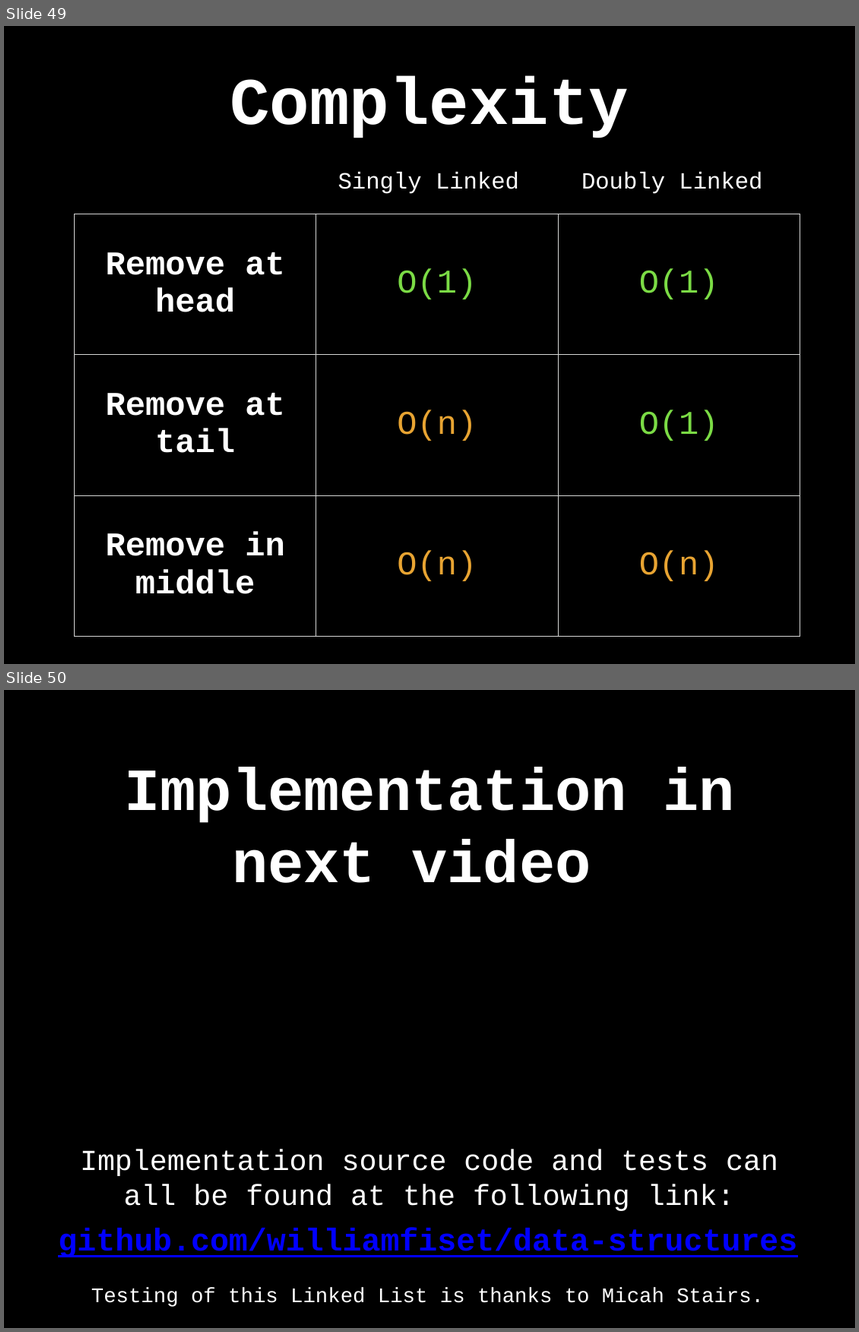
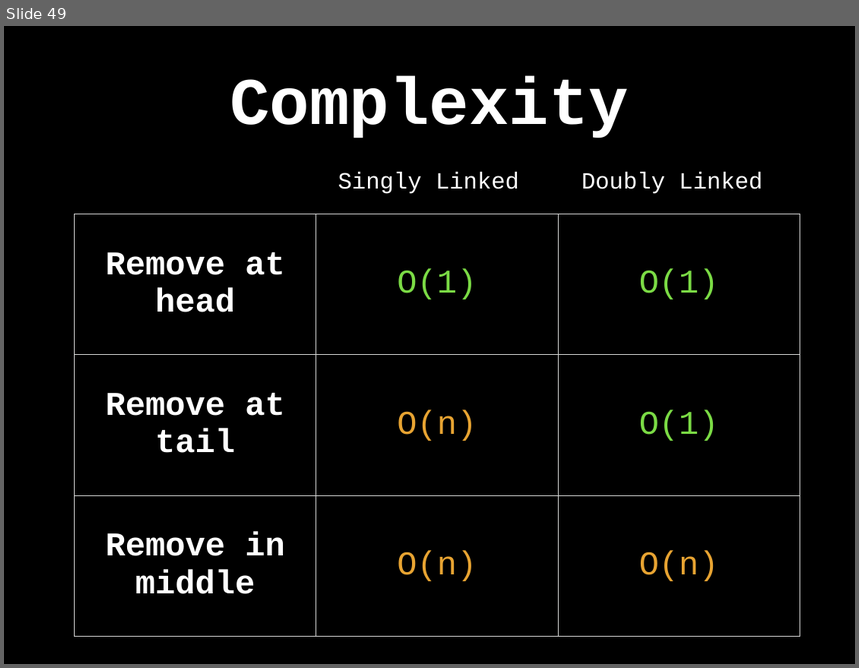
Before and after one commit to williamfiset/DEPRECATED-data-structures, a slide deck: Linkedlist/presentation/LinkedLists.pptx. Shown one above the other, each under a label of ours: slides 49 and 50 before the commit, slide 49 after it. The pictures are 859x1332 and 859x668 pixels, drawn with LibreOffice and Linux fonts; fonts in the diff are those of the drawing. Boxes give left, top, right and bottom in pixels: in the first picture for what was removed or moved away, otherwise in the second. Text is boxed around its words. In the diff, an @@ line names an element or a change of style, - is before the commit and + after.

```diff
--- a/Linkedlist/presentation/LinkedLists.pptx
+++ b/Linkedlist/presentation/LinkedLists.pptx
@@ slide 50 removed at (4, 690, 855, 1328), background #000000 @@
@@ title removed at (124, 767, 735, 883) @@
-Implementation in next video
@@ text removed at (80, 1149, 778, 1211) @@
-Implementation source code and tests can all be found at the following link:
@@ text removed at (58, 1228, 797, 1258) @@
-github.com/williamfiset/data-structures
@@ text removed at (91, 1288, 764, 1307) @@
-Testing of this Linked List is thanks to Micah Stairs.
```
Also in this commit, not shown: 1 slide changed, 3 other slides removed, 2 other files.
